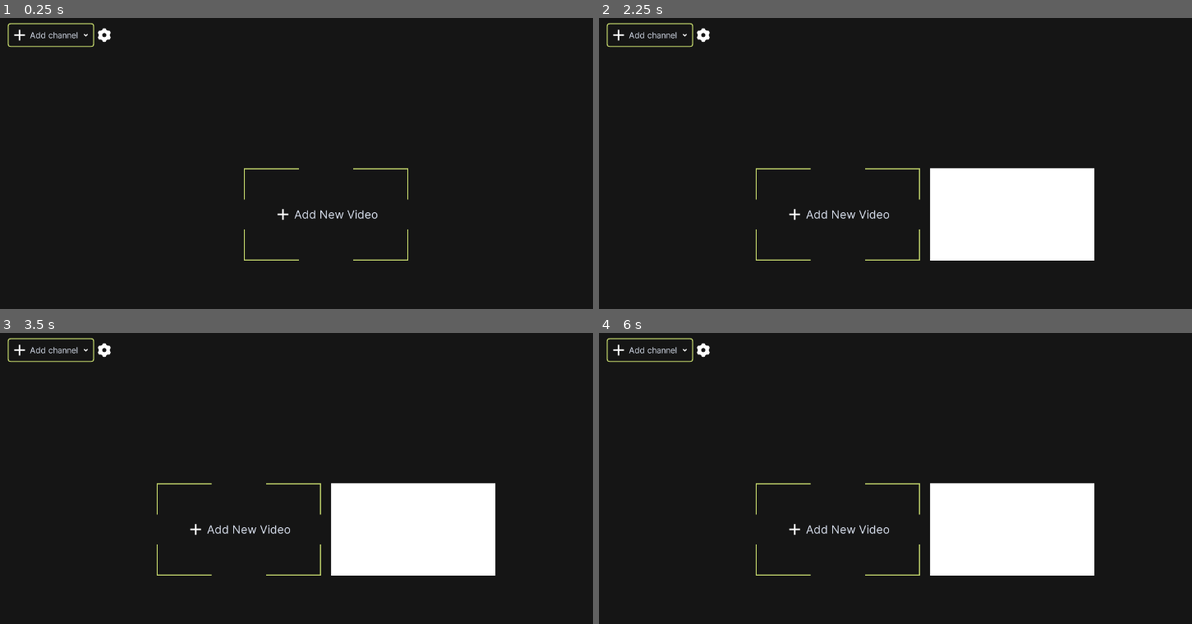
Above: before the commit, frames 1-4 (two rows, left to right).
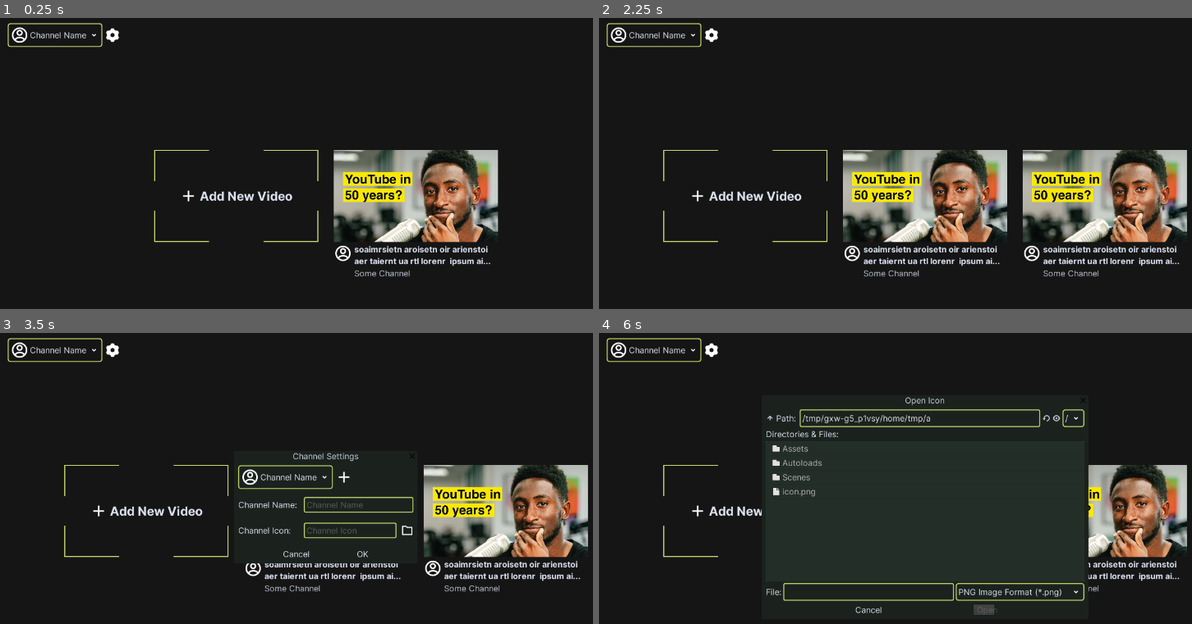
Above: after the commit, the same moments.

Repository: IsotoxalDev/PlanYT
Game: Godot game, scene res://PlanYT.tscn
The game is run twice, just before and just after one commit, with the same random seed, the same clock (stepped at 60 frames per second) and the same inputs.
Inputs (mouse positions are in pixels of both pictures, inside the frame that each line leads up to; where the layout moved, square brackets give the same spot in the first picture):
- Up to frame 1 (0.25 s): no input
- Up to frame 2 (2.25 s): click "Add channel" (after the commit: "Channel Name") at 0.5 s; click (836, 195) [925, 212] at 1.25 s; click (836, 195) [925, 212] at 2 s
- Up to frame 3 (3.5 s): click (112, 350) [106, 350] at 2.75 s
- Up to frame 4 (6 s): click (883, 478) at 3.5 s, where only the run after the commit has a clickable "Channel Name"; click (942, 478) at 4.27 s; click (1008, 530) at 5.02 s; click (960, 554) at 5.75 s, where only the run after the commit has a clickable "OK"

The runs differ from the first frame. In frame 1, 9.5% of the frame differs, in the area x 1-85%, y 1-90%; in frame 2, 21%; in frame 3, 17%; in frame 4, 33%, in the area x 1-100%, y 1-97%.

Commit message:
Renaming

Diff:
--- /dev/null
+++ b/Assets/Fonts/Inter-Bold-Big.tres
@@ -0,0 +1,7 @@
+[gd_resource type="DynamicFont" load_steps=2 format=2]
+
+[ext_resource path="res://Assets/Fonts/Inter-Bold.ttf" type="DynamicFontData" id=1]
+
+[resource]
+size = 24
+font_data = ExtResource( 1 )
--- a/Assets/Fonts/Inter-Regular-Big.tres
+++ b/Assets/Fonts/Inter-Bold.tres
@@ -1,7 +1,6 @@
 [gd_resource type="DynamicFont" load_steps=2 format=2]
 
-[ext_resource path="res://Assets/Fonts/Inter-Regular.ttf" type="DynamicFontData" id=1]
+[ext_resource path="res://Assets/Fonts/Inter-Bold.ttf" type="DynamicFontData" id=1]
 
 [resource]
-size = 22
 font_data = ExtResource( 1 )
--- /dev/null
+++ b/Assets/Icons/Folder.svg
@@ -0,0 +1,43 @@
+<?xml version="1.0" encoding="UTF-8" standalone="no"?>
+<svg
+   viewBox="0 0 24 24"
+   width="36"
+   height="36"
+   version="1.1"
+   id="svg4257"
+   sodipodi:docname="Folder.svg"
+   inkscape:version="1.2 (dc2aedaf03, 2022-05-15)"
+   xmlns:inkscape="http://www.inkscape.org/namespaces/inkscape"
+   xmlns:sodipodi="http://sodipodi.sourceforge.net/DTD/sodipodi-0.dtd"
+   xmlns="http://www.w3.org/2000/svg"
+   xmlns:svg="http://www.w3.org/2000/svg">
+  <defs
+     id="defs4261" />
+  <sodipodi:namedview
+     id="namedview4259"
+     pagecolor="#505050"
+     bordercolor="#eeeeee"
+     borderopacity="1"
+     inkscape:showpageshadow="0"
+     inkscape:pageopacity="0"
+     inkscape:pagecheckerboard="0"
+     inkscape:deskcolor="#505050"
+     showgrid="false"
+     inkscape:zoom="6.5555556"
+     inkscape:cx="18"
+     inkscape:cy="18.076271"
+     inkscape:window-width="1920"
+     inkscape:window-height="1040"
+     inkscape:window-x="0"
+     inkscape:window-y="0"
+     inkscape:window-maximized="1"
+     inkscape:current-layer="svg4257" />
+  <path
+     fill="none"
+     d="M0 0h24v24H0z"
+     id="path4253" />
+  <path
+     d="M4 5v14h16V7h-8.414l-2-2H4zm8.414 0H21a1 1 0 0 1 1 1v14a1 1 0 0 1-1 1H3a1 1 0 0 1-1-1V4a1 1 0 0 1 1-1h7.414l2 2z"
+     id="path4255"
+     style="fill:#ffffff" />
+</svg>
--- a/Assets/Themes/Theme.tres
+++ b/Assets/Themes/Theme.tres
@@ -1,19 +1,55 @@
-[gd_resource type="Theme" load_steps=12 format=2]
+[gd_resource type="Theme" load_steps=15 format=2]
 
 [ext_resource path="res://Assets/Fonts/Inter-Regular.tres" type="DynamicFont" id=1]
-[ext_resource path="res://Assets/Fonts/Inter-Regular-Big.tres" type="DynamicFont" id=2]
 [ext_resource path="res://Assets/Icons/Arrow.svg" type="Texture" id=3]
 
 [sub_resource type="StyleBoxFlat" id=4]
 bg_color = Color( 0.6, 0.6, 0.6, 0 )
 
-[sub_resource type="StyleBoxFlat" id=5]
+[sub_resource type="StyleBoxFlat" id=13]
+content_margin_left = 5.0
+content_margin_right = 5.0
+content_margin_top = 5.0
+content_margin_bottom = 5.0
 bg_color = Color( 0.6, 0.6, 0.6, 0 )
 border_width_left = 2
 border_width_top = 2
 border_width_right = 2
 border_width_bottom = 2
 border_color = Color( 0.772549, 0.847059, 0.427451, 1 )
+expand_margin_right = 11.0
+
+[sub_resource type="StyleBoxFlat" id=11]
+content_margin_left = 5.0
+content_margin_right = 5.0
+content_margin_top = 5.0
+content_margin_bottom = 5.0
+bg_color = Color( 0.203922, 0.168627, 0.168627, 0 )
+border_width_left = 2
+border_width_top = 2
+border_width_right = 2
+border_width_bottom = 2
+border_color = Color( 0.772549, 0.847059, 0.427451, 1 )
+corner_radius_top_left = 3
+corner_radius_top_right = 3
+corner_radius_bottom_right = 3
+corner_radius_bottom_left = 3
+
+[sub_resource type="StyleBoxFlat" id=14]
+content_margin_left = 5.0
+content_margin_right = 5.0
+content_margin_top = 5.0
+content_margin_bottom = 5.0
+bg_color = Color( 0.203922, 0.168627, 0.168627, 0 )
+border_width_left = 2
+border_width_top = 2
+border_width_right = 2
+border_width_bottom = 2
+border_color = Color( 0.772549, 0.847059, 0.427451, 1 )
+corner_radius_top_left = 3
+corner_radius_top_right = 3
+corner_radius_bottom_right = 3
+corner_radius_bottom_left = 3
 
 [sub_resource type="StyleBoxFlat" id=1]
 content_margin_left = 5.0
@@ -74,6 +110,9 @@
 expand_margin_top = 1.0
 expand_margin_bottom = 2.0
 
+[sub_resource type="StyleBoxFlat" id=12]
+bg_color = Color( 0.1422, 0.18, 0.15858, 1 )
+
 [sub_resource type="StyleBoxFlat" id=7]
 content_margin_left = 1.0
 bg_color = Color( 0.964706, 1, 0.835294, 1 )
@@ -83,6 +122,14 @@
 thickness = 10
 vertical = true
 
+[sub_resource type="StyleBoxFlat" id=10]
+bg_color = Color( 0.105882, 0.133333, 0.117647, 1 )
+corner_radius_top_left = 3
+corner_radius_top_right = 3
+corner_radius_bottom_right = 3
+corner_radius_bottom_left = 3
+expand_margin_top = 20.0
+
 [resource]
 default_font = ExtResource( 1 )
 Button/colors/font_color = Color( 0.85098, 0.878431, 0.933333, 1 )
@@ -90,11 +137,15 @@
 Button/colors/font_color_hover = Color( 0.85098, 0.878431, 0.933333, 1 )
 Button/colors/font_color_pressed = Color( 0.85098, 0.878431, 0.933333, 1 )
 Button/styles/focus = SubResource( 4 )
-Button/styles/hover = SubResource( 5 )
+Button/styles/hover = SubResource( 13 )
 Button/styles/normal = SubResource( 4 )
-Button/styles/pressed = SubResource( 5 )
+Button/styles/pressed = SubResource( 13 )
 Label/colors/font_color = Color( 0.85098, 0.878431, 0.933333, 1 )
-Label/fonts/font = ExtResource( 2 )
+LineEdit/colors/font_color = Color( 0.88, 0.88, 0.88, 1 )
+LineEdit/colors/font_color_selected = Color( 0, 0, 0, 1 )
+LineEdit/styles/focus = SubResource( 11 )
+LineEdit/styles/normal = SubResource( 11 )
+LineEdit/styles/read_only = SubResource( 14 )
 OptionButton/colors/font_color = Color( 0.85098, 0.878431, 0.933333, 1 )
 OptionButton/colors/font_color_focus = Color( 0.85098, 0.878431, 0.933333, 1 )
 OptionButton/colors/font_color_hover = Color( 0.85098, 0.878431, 0.933333, 1 )
@@ -107,7 +158,10 @@
 OptionButton/styles/pressed = SubResource( 1 )
 PopupMenu/styles/hover = SubResource( 9 )
 PopupMenu/styles/panel = SubResource( 8 )
+Tree/styles/bg = SubResource( 12 )
 VScrollBar/styles/grabber = SubResource( 7 )
 VScrollBar/styles/grabber_highlight = SubResource( 7 )
 VScrollBar/styles/grabber_pressed = SubResource( 7 )
 VScrollBar/styles/scroll = SubResource( 6 )
+WindowDialog/colors/title_color = Color( 0.776471, 0.803922, 0.85098, 1 )
+WindowDialog/styles/panel = SubResource( 10 )
--- /dev/null
+++ b/Autoloads/Global.gd
@@ -0,0 +1,3 @@
+extends Node
+
+var channels = {}
--- a/PlanYT.gd
+++ b/PlanYT.gd
@@ -1,14 +1,19 @@
 extends Control
+
+signal channel_changed()
 
 onready var video_container = $Body/VideoScroll/Centerify/VideoContainer
 onready var channel_select = $Body/Toolbar/ChannelSelect
 
 var add = preload("res://Assets/Icons/Add.svg")
-
-func _ready():
-	channel_select.add_icon_item(add, "Add channel")
+var video = preload("res://Scenes/Video/Video.tscn")
 
 func _on_AddNew_pressed():
-	var vid = ColorRect.new()
-	vid.rect_min_size = Vector2(320, 180)
+	var vid = video.instance()
 	video_container.add_child(vid)
+
+func _on_Settings_pressed():
+	$DialogManager/ChannelSettings.popup_centered()
+
+func add_channel():
+	pass
--- a/PlanYT.tscn
+++ b/PlanYT.tscn
@@ -6,6 +6,22 @@
 [ext_resource path="res://Assets/Icons/Add.svg" type="Texture" id=4]
 [ext_resource path="res://PlanYT.gd" type="Script" id=5]
 [ext_resource path="res://Assets/Icons/Settings.svg" type="Texture" id=6]
+[ext_resource path="res://Scenes/Video/Video.tscn" type="PackedScene" id=7]
+[ext_resource path="res://Assets/Fonts/Inter-Bold-Big.tres" type="DynamicFont" id=8]
+[ext_resource path="res://Scenes/Dialogs/Channel/ChannelSettings.tscn" type="PackedScene" id=9]
+[ext_resource path="res://Scenes/Dialogs/DialogManager.gd" type="Script" id=10]
+
+[sub_resource type="StyleBoxFlat" id=1]
+content_margin_left = 5.0
+content_margin_right = 5.0
+content_margin_top = 5.0
+content_margin_bottom = 5.0
+bg_color = Color( 0.6, 0.6, 0.6, 0 )
+border_width_left = 2
+border_width_top = 2
+border_width_right = 2
+border_width_bottom = 2
+border_color = Color( 0.772549, 0.847059, 0.427451, 1 )
 
 [node name="PlanYT" type="Control"]
 anchor_right = 1.0
@@ -57,47 +73,76 @@
 size_flags_vertical = 3
 
 [node name="VideoContainer" type="GridContainer" parent="Body/VideoScroll/Centerify"]
-margin_left = 460.0
-margin_top = 217.0
-margin_right = 780.0
-margin_bottom = 397.0
-size_flags_horizontal = 3
-size_flags_vertical = 3
-custom_constants/vseparation = 20
-custom_constants/hseparation = 20
+margin_left = 285.0
+margin_top = 181.0
+margin_right = 955.0
+margin_bottom = 432.0
+custom_constants/vseparation = 30
+custom_constants/hseparation = 30
 columns = 3
 
-[node name="AddNew" type="Button" parent="Body/VideoScroll/Centerify/VideoContainer"]
+[node name="Control" type="Control" parent="Body/VideoScroll/Centerify/VideoContainer"]
 margin_right = 320.0
-margin_bottom = 180.0
-rect_min_size = Vector2( 320, 180 )
+margin_bottom = 251.0
+rect_min_size = Vector2( 320, 0 )
 
-[node name="NinePatchRect" type="NinePatchRect" parent="Body/VideoScroll/Centerify/VideoContainer/AddNew"]
+[node name="NinePatchRect" type="NinePatchRect" parent="Body/VideoScroll/Centerify/VideoContainer/Control"]
 anchor_right = 1.0
 anchor_bottom = 1.0
+margin_bottom = -71.0
 texture = ExtResource( 3 )
 patch_margin_left = 2
 patch_margin_top = 2
 patch_margin_right = 2
 patch_margin_bottom = 2
 
-[node name="HBoxContainer" type="HBoxContainer" parent="Body/VideoScroll/Centerify/VideoContainer/AddNew"]
+[node name="HBoxContainer" type="HBoxContainer" parent="Body/VideoScroll/Centerify/VideoContainer/Control"]
 anchor_right = 1.0
 anchor_bottom = 1.0
+margin_bottom = -71.0
 alignment = 1
 
-[node name="TextureRect" type="TextureRect" parent="Body/VideoScroll/Centerify/VideoContainer/AddNew/HBoxContainer"]
-margin_left = 58.0
-margin_right = 94.0
+[node name="TextureRect" type="TextureRect" parent="Body/VideoScroll/Centerify/VideoContainer/Control/HBoxContainer"]
+margin_left = 49.0
+margin_right = 85.0
 margin_bottom = 180.0
 texture = ExtResource( 4 )
 stretch_mode = 4
 
-[node name="Label" type="Label" parent="Body/VideoScroll/Centerify/VideoContainer/AddNew/HBoxContainer"]
-margin_left = 98.0
-margin_top = 76.0
-margin_right = 261.0
-margin_bottom = 104.0
+[node name="Label" type="Label" parent="Body/VideoScroll/Centerify/VideoContainer/Control/HBoxContainer"]
+margin_left = 89.0
+margin_top = 75.0
+margin_right = 270.0
+margin_bottom = 105.0
+custom_fonts/font = ExtResource( 8 )
 text = "Add New Video"
 
-[connection signal="pressed" from="Body/VideoScroll/Centerify/VideoContainer/AddNew" to="." method="_on_AddNew_pressed"]
+[node name="AddNew" type="Button" parent="Body/VideoScroll/Centerify/VideoContainer/Control"]
+anchor_right = 1.0
+anchor_bottom = 1.0
+margin_bottom = -71.0
+rect_min_size = Vector2( 320, 180 )
+custom_styles/hover = SubResource( 1 )
+
+[node name="Video" parent="Body/VideoScroll/Centerify/VideoContainer" instance=ExtResource( 7 )]
+margin_left = 350.0
+margin_right = 670.0
+margin_bottom = 251.0
+
+[node name="DialogManager" type="Control" parent="."]
+margin_right = 40.0
+margin_bottom = 40.0
+script = ExtResource( 10 )
+
+[node name="ChannelSettings" parent="DialogManager" instance=ExtResource( 9 )]
+
+[node name="FileDialog" type="FileDialog" parent="DialogManager"]
+margin_right = 636.0
+margin_bottom = 417.0
+access = 2
+current_dir = "/var/home/abhi/Documents/Code/Godot/PlanYT"
+current_path = "/var/home/abhi/Documents/Code/Godot/PlanYT/"
+
+[connection signal="pressed" from="Body/Toolbar/Centrify/Settings" to="." method="_on_Settings_pressed"]
+[connection signal="pressed" from="Body/VideoScroll/Centerify/VideoContainer/Control/AddNew" to="." method="_on_AddNew_pressed"]
+[connection signal="open_icon" from="DialogManager/ChannelSettings" to="DialogManager" method="open_icon"]
--- /dev/null
+++ b/Scenes/Dialogs/Channel/ChannelSettings.gd
@@ -0,0 +1,21 @@
+extends ConfirmationDialog
+
+signal open_icon()
+signal add_channel()
+
+onready var dialog_manager = get_parent()
+
+onready var icon = $VBoxContainer/Options/Inputs/IconInput/Icon
+onready var channel_name = $VBoxContainer/Options/Inputs/ChannelName
+
+func _on_TextureButton_pressed():
+	emit_signal("open_icon")
+	icon.text = yield(	dialog_manager.file_dialog, "file_selected")
+
+
+func _on_ChannelSettings_about_to_show():
+		icon.editable = !Global.channels.empty()
+		channel_name.editable = !Global.channels.empty()
+#		if Global.channels.size() > 0:
+#			icon.text =
+#			channel_name = Global.channels
--- /dev/null
+++ b/Scenes/Dialogs/Channel/ChannelSettings.tscn
@@ -0,0 +1,111 @@
+[gd_scene load_steps=5 format=2]
+
+[ext_resource path="res://Assets/Icons/Add.svg" type="Texture" id=1]
+[ext_resource path="res://Assets/Icons/Account.svg" type="Texture" id=2]
+[ext_resource path="res://Assets/Icons/Folder.svg" type="Texture" id=3]
+[ext_resource path="res://Scenes/Dialogs/Channel/ChannelSettings.gd" type="Script" id=4]
+
+[node name="ChannelSettings" type="ConfirmationDialog"]
+visible = true
+margin_right = 357.0
+margin_bottom = 199.0
+window_title = "Channel Settings"
+script = ExtResource( 4 )
+
+[node name="VBoxContainer" type="VBoxContainer" parent="."]
+anchor_right = 1.0
+anchor_bottom = 1.0
+margin_left = 8.0
+margin_top = 8.0
+margin_right = -8.0
+margin_bottom = -36.0
+custom_constants/separation = 16
+
+[node name="ChannelChanger" type="HBoxContainer" parent="VBoxContainer"]
+margin_right = 341.0
+margin_bottom = 42.0
+size_flags_horizontal = 3
+
+[node name="OptionButton" type="OptionButton" parent="VBoxContainer/ChannelChanger"]
+margin_right = 160.0
+margin_bottom = 42.0
+text = "Channel Name"
+icon = ExtResource( 2 )
+
+[node name="Centrify" type="CenterContainer" parent="VBoxContainer/ChannelChanger"]
+margin_left = 164.0
+margin_right = 200.0
+margin_bottom = 42.0
+
+[node name="TextureButton" type="TextureButton" parent="VBoxContainer/ChannelChanger/Centrify"]
+margin_top = 3.0
+margin_right = 36.0
+margin_bottom = 39.0
+texture_normal = ExtResource( 1 )
+
+[node name="Options" type="HBoxContainer" parent="VBoxContainer"]
+margin_top = 58.0
+margin_right = 341.0
+margin_bottom = 138.0
+
+[node name="Labels" type="VBoxContainer" parent="VBoxContainer/Options"]
+margin_right = 105.0
+margin_bottom = 80.0
+custom_constants/separation = 20
+
+[node name="ChannelName" type="Label" parent="VBoxContainer/Options/Labels"]
+margin_right = 105.0
+margin_bottom = 30.0
+rect_min_size = Vector2( 0, 30 )
+text = "Channel Name:  "
+valign = 1
+
+[node name="Icon" type="Label" parent="VBoxContainer/Options/Labels"]
+margin_top = 50.0
+margin_right = 105.0
+margin_bottom = 80.0
+rect_min_size = Vector2( 0, 30 )
+text = "Channel Icon:"
+valign = 1
+
+[node name="Inputs" type="VBoxContainer" parent="VBoxContainer/Options"]
+margin_left = 109.0
+margin_right = 341.0
+margin_bottom = 80.0
+size_flags_horizontal = 3
+custom_constants/separation = 20
+
+[node name="ChannelName" type="LineEdit" parent="VBoxContainer/Options/Inputs"]
+margin_right = 232.0
+margin_bottom = 24.0
+size_flags_horizontal = 3
+placeholder_text = "Channel Name"
+
+[node name="IconInput" type="HBoxContainer" parent="VBoxContainer/Options/Inputs"]
+margin_top = 44.0
+margin_right = 232.0
+margin_bottom = 68.0
+custom_constants/separation = 9
+
+[node name="Icon" type="LineEdit" parent="VBoxContainer/Options/Inputs/IconInput"]
+margin_right = 199.0
+margin_bottom = 24.0
+size_flags_horizontal = 3
+placeholder_text = "Channel Icon"
+
+[node name="Centrify" type="CenterContainer" parent="VBoxContainer/Options/Inputs/IconInput"]
+margin_left = 208.0
+margin_right = 232.0
+margin_bottom = 24.0
+
+[node name="PickIcon" type="TextureButton" parent="VBoxContainer/Options/Inputs/IconInput/Centrify"]
+margin_right = 24.0
+margin_bottom = 24.0
+rect_min_size = Vector2( 24, 24 )
+size_flags_vertical = 3
+texture_normal = ExtResource( 3 )
+expand = true
+stretch_mode = 4
+
+[connection signal="about_to_show" from="." to="." method="_on_ChannelSettings_about_to_show"]
+[connection signal="pressed" from="VBoxContainer/Options/Inputs/IconInput/Centrify/PickIcon" to="." method="_on_TextureButton_pressed"]
--- /dev/null
+++ b/Scenes/Dialogs/DialogManager.gd
@@ -0,0 +1,11 @@
+extends Control
+
+onready var file_dialog = $FileDialog
+onready var pictures = OS.get_system_dir(OS.SYSTEM_DIR_PICTURES)
+
+func open_icon():
+	file_dialog.current_dir = pictures
+	file_dialog.filters = ["*.png; PNG Image Format"]
+	file_dialog.mode = FileDialog.MODE_OPEN_FILE
+	file_dialog.window_title = "Open Icon"
+	file_dialog.popup_centered()
--- /dev/null
+++ b/Scenes/Video/Video.gd
@@ -0,0 +1,15 @@
+extends VBoxContainer
+
+onready var title_label = $HBoxContainer/VBoxContainer/Title
+
+func set_title(title: String):
+	title_label.text = ""
+	if title.length() >= 70:
+		for i in title:
+			title_label.text += i
+			if title_label.get_line_count() > 2:
+				title_label.text = title_label.text.substr(0, title_label.text.length()-4) + "..."
+				return
+
+func _ready():
+	set_title("soaimrsietn aroisetn oir arienstoi aer taiernt ua rtl lorenr  ipsum airestnaoiu aires otaiern aisetn aouftnao restn airsetna orsutnao risetnaoriestn aoriestnaroiest a")
--- /dev/null
+++ b/Scenes/Video/Video.tscn
@@ -0,0 +1,78 @@
+[gd_scene load_steps=6 format=2]
+
+[ext_resource path="res://Assets/Icons/Account.svg" type="Texture" id=1]
+[ext_resource path="res://Assets/Fonts/Inter-Regular.tres" type="DynamicFont" id=2]
+[ext_resource path="res://Assets/Fonts/Inter-Bold.tres" type="DynamicFont" id=3]
+[ext_resource path="res://Assets/thumbnail-test.png" type="Texture" id=4]
+
+[sub_resource type="GDScript" id=1]
+script/source = "extends VBoxContainer
+
+onready var title_label = $HBoxContainer/VBoxContainer/Title
+
+func set_title(title: String):
+	title_label.text = \"\"
+	if title.length() >= 70:
+		for i in title:
+			title_label.text += i
+			if title_label.get_line_count() > 2:
+				title_label.text = title_label.text.substr(0, title_label.text.length()-4) + \"...\"
+				return
+
+func _ready():
+	set_title(\"soaimrsietn aroisetn oir arienstoi aer taiernt ua rtl lorenr  ipsum airestnaoiu aires otaiern aisetn aouftnao restn airsetna orsutnao risetnaoriestn aoriestnaroiest a\")
+"
+
+[node name="Video" type="VBoxContainer"]
+margin_right = 40.0
+margin_bottom = 40.0
+script = SubResource( 1 )
+
+[node name="TextureRect" type="TextureRect" parent="."]
+margin_right = 320.0
+margin_bottom = 180.0
+rect_min_size = Vector2( 320, 180 )
+texture = ExtResource( 4 )
+expand = true
+stretch_mode = 5
+
+[node name="HBoxContainer" type="HBoxContainer" parent="."]
+margin_top = 184.0
+margin_right = 320.0
+margin_bottom = 251.0
+
+[node name="TextureRect" type="TextureRect" parent="HBoxContainer"]
+margin_right = 36.0
+margin_bottom = 67.0
+rect_min_size = Vector2( 32, 32 )
+texture = ExtResource( 1 )
+
+[node name="VBoxContainer" type="VBoxContainer" parent="HBoxContainer"]
+margin_left = 40.0
+margin_right = 320.0
+margin_bottom = 67.0
+size_flags_horizontal = 3
+
+[node name="Title" type="Label" parent="HBoxContainer/VBoxContainer"]
+margin_right = 280.0
+margin_bottom = 43.0
+rect_min_size = Vector2( 280, 43 )
+rect_pivot_offset = Vector2( -1131, 70 )
+size_flags_horizontal = 3
+custom_fonts/font = ExtResource( 3 )
+text = "Some Super Big title that won't fit here no matter how much you try..itaenroist
+arynstoianrsoitenaoire t
+arysntioanr tant
+ya
+rsitenarint"
+autowrap = true
+clip_text = true
+
+[node name="ChannelName" type="Label" parent="HBoxContainer/VBoxContainer"]
+margin_top = 47.0
+margin_right = 280.0
+margin_bottom = 67.0
+rect_pivot_offset = Vector2( -1131, 70 )
+custom_colors/font_color = Color( 0.8463, 0.8742, 0.93, 0.847059 )
+custom_fonts/font = ExtResource( 2 )
+text = "Some Channel"
--- a/project.godot
+++ b/project.godot
@@ -14,6 +14,10 @@
 run/main_scene="res://PlanYT.tscn"
 config/icon="res://icon.png"
 
+[autoload]
+
+Global="*res://Autoloads/Global.gd"
+
 [display]
 
 window/size/width=1280
Binary file added: Assets/Fonts/Inter-Bold.ttf
Not shown, added: Assets/Icons/Folder.svg.import
Binary file added: Assets/thumbnail-test.png
Not shown, added: Assets/thumbnail-test.png.import
Not shown: 1 places in PlanYT.tscn that only renumber resources
